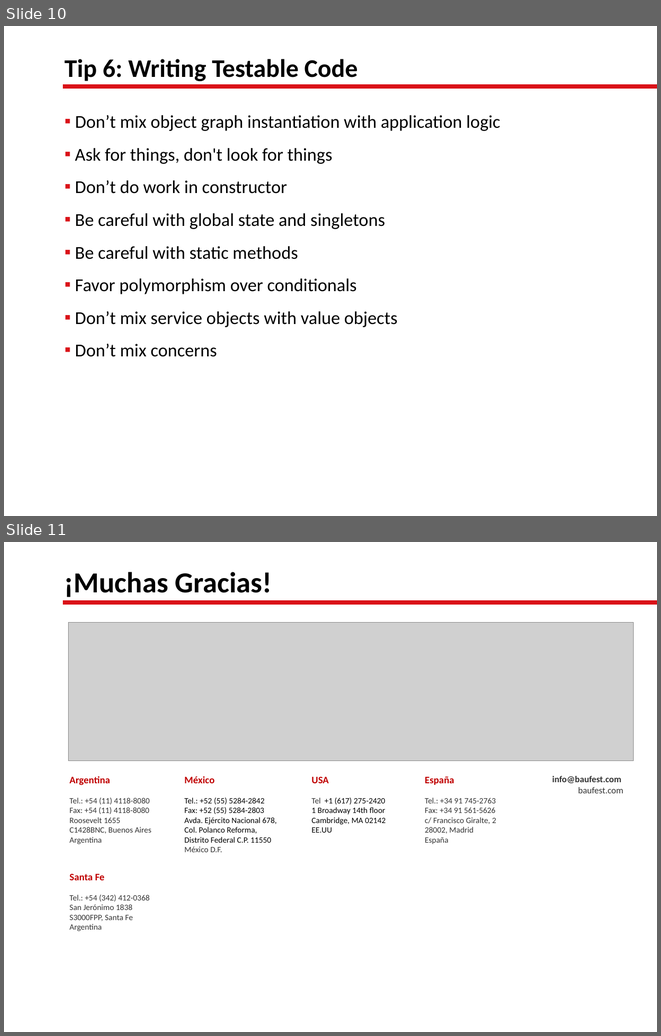
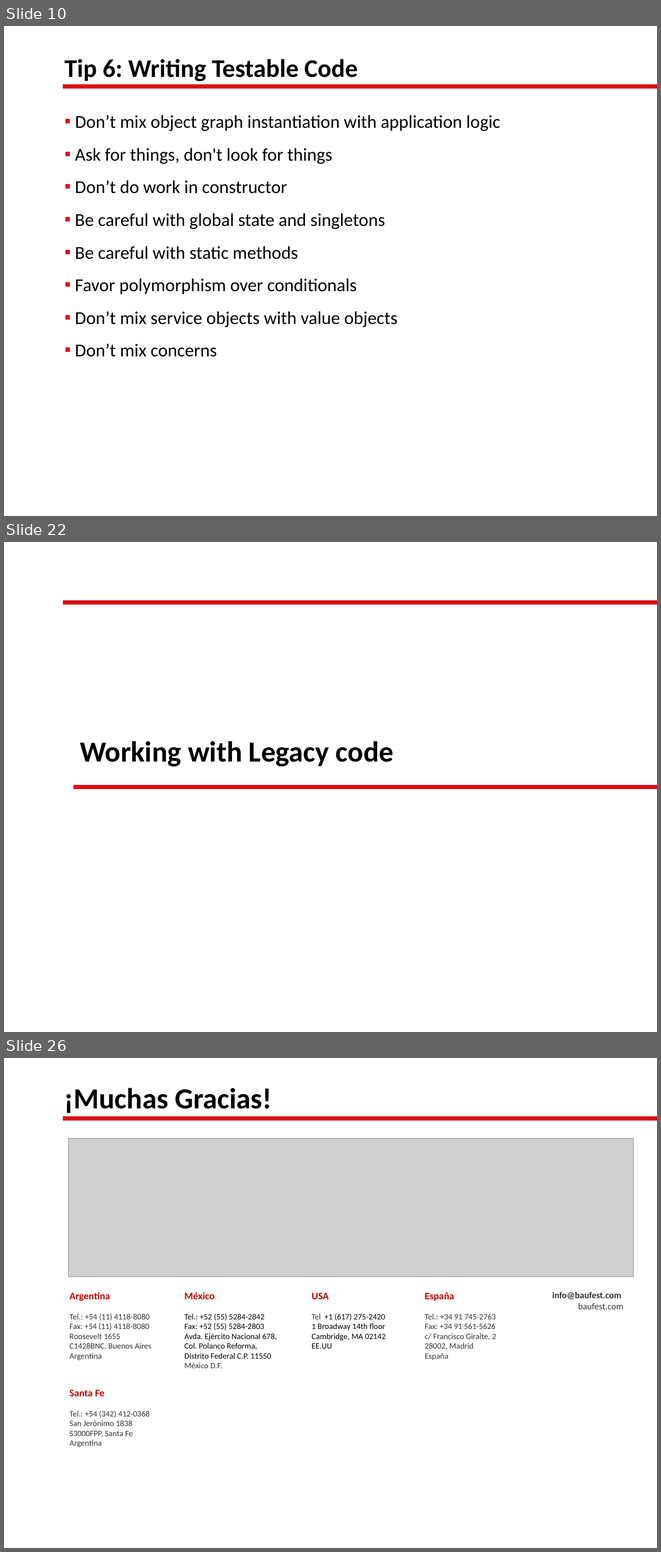
Before and after one commit to lgoldin/TestOrientedDevelopment, a slide deck: Test-Oriented Development.pptx. Shown one above the other, each under a label of ours: slides 10 and 11 before the commit, slides 10, 22 and 26 after it; the slides between them are not shown. The pictures are 661x1036 and 661x1552 pixels, drawn with LibreOffice and Linux fonts; fonts in the diff are those of the drawing; grey boxes stand for pictures; background and template pictures are left out. Boxes give left, top, right and bottom in pixels: in the first picture for what was removed or moved away, otherwise in the second. Text is boxed around its words. In the diff, an @@ line names an element or a change of style, - is before the commit and + after.

```diff
--- a/Test-Oriented Development.pptx
+++ b/Test-Oriented Development.pptx
@@ slide 22 added at (4,542,657,1032), background picture (left out); not listed: 1 template element that a slide beside it also shows @@
@@ title added at (80,741,394,767), 32 pt, text #000000, bold @@
+Working with Legacy code
@@ line added from (73, 787) to (657, 787), #DA1218 4.5 pt @@
@@ what was slide 11 is now slide 26 @@
```
Also in this commit, not shown: 4 slides changed, 15 other slides added, 1 slide removed, 11 other files.
